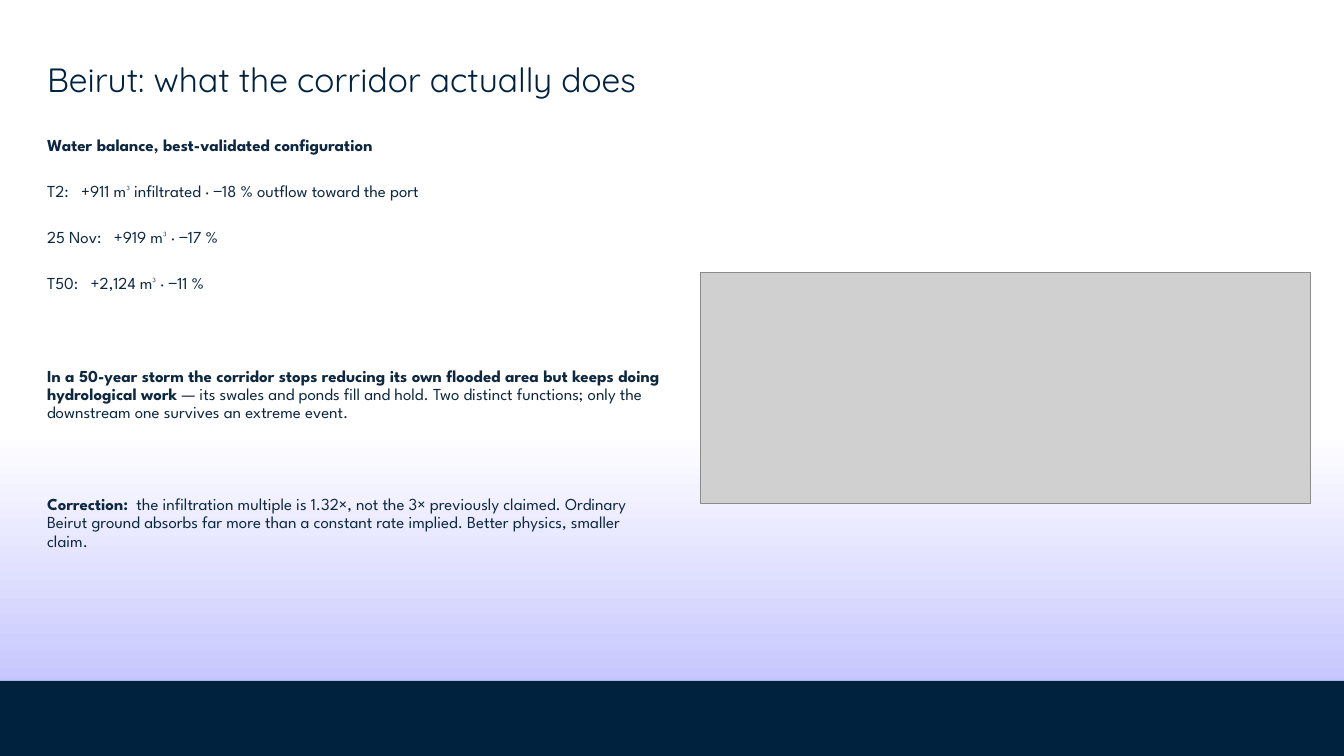
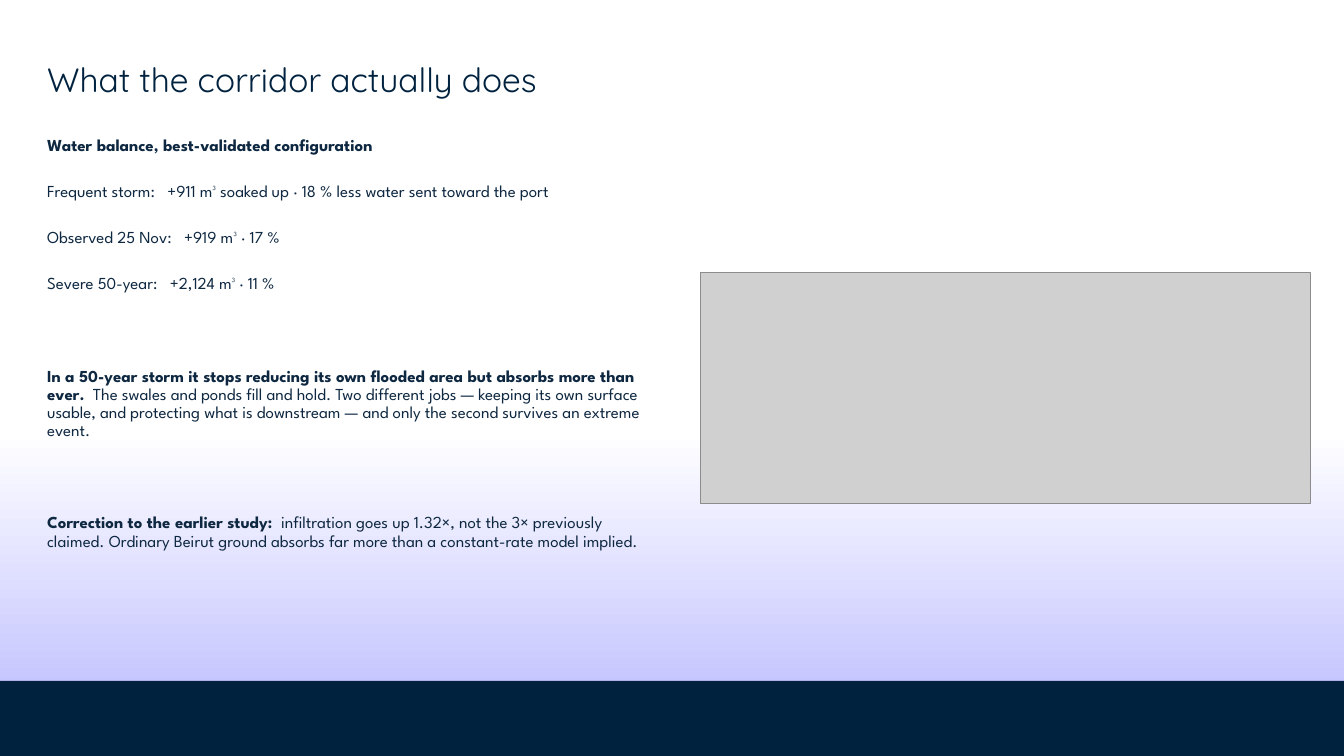
Before and after one commit to stathis-liap/Beirut_Project, a slide deck: slide 17 of output/presentation/almasar_technical_deck.pptx (slide 15 before the commit). Drawn at 1344x756 pixels with LibreOffice and Linux fonts; fonts in the diff are those of the drawing; grey boxes stand for pictures; background and template pictures are left out. Boxes give left, top, right and bottom in pixels: in the first picture for what was removed or moved away, otherwise in the second. Text is boxed around its words. In the diff, an @@ line names an element or a change of style, - is before the commit and + after.

Commit message:
Repitch the technical deck for engineers rather than hydraulics specialists
The deck assumed the audience read the flood-modelling literature. It should
assume they write software and understand maths.

- Every literature name is gone from the slides: Audusse reconstruction, Toro
  wave speeds, Kurganov-Petrova desingularisation, SIMP relaxation, Heaviside
  projection. The equation cards now annotate what each term *does* - "measure
  depth from the higher of the two beds, so still water stays still over a
  step" says more than the name ever did.
- The two schemes are "the cheap way" and "the full way", with what the cheap
  one drops and why it matters here, instead of a citation.
- New tech_loop.png: the stencil, the four steps of a timestep, and the per-run
  budget. Familiar ground for anyone who has written numerical code, and it
  makes steps 1 and 3 the only things that need explaining.
- Testing is framed as a test suite plus a runtime invariant, because that is
  what it is.
- Differentiability is explained as autograd through 75,000 steps - the same
  machinery that trains a network, applied to a solver.
- Adds "the idea in one paragraph" up front and drops the dense formulation
  slide that opened the old version.

20 slides, up from 18. The overview deck is unchanged.

```diff
--- a/output/presentation/almasar_technical_deck.pptx
+++ b/output/presentation/almasar_technical_deck.pptx
@@ title at [47, 67, 537, 99]: text changed @@
-Beirut: what the corridor actually does
+What the corridor actually does
@@ text at [47, 185, 640, 551]: text changed @@
-T2: +911 m³ infiltrated · −18 % outflow toward the port
-25 Nov: +919 m³ · −17 %
-T50: +2,124 m³ · −11 %
-In a 50-year storm the corridor stops reducing its own flooded area but keeps doing hydrological work — its swales and ponds fill and hold. Two distinct functions; only the downstream one survives an extreme event.
-Correction: the infiltration multiple is 1.32×, not the 3× previously claimed. Ordinary Beirut ground absorbs far more than a constant rate implied. Better physics, smaller claim.
+Frequent storm: +911 m³ soaked up · 18 % less water sent toward the port
+Observed 25 Nov: +919 m³ · 17 %
+Severe 50-year: +2,124 m³ · 11 %
+In a 50-year storm it stops reducing its own flooded area but absorbs more than ever. The swales and ponds fill and hold. Two different jobs — keeping its own surface usable, and protecting what is downstream — and only the second survives an extreme event.
+Correction to the earlier study: infiltration goes up 1.32×, not the 3× previously claimed. Ordinary Beirut ground absorbs far more than a constant-rate model implied.
```
Also in this commit, not shown: 6 other slides changed, 12 slides added, 10 slides removed, 9 other files.
